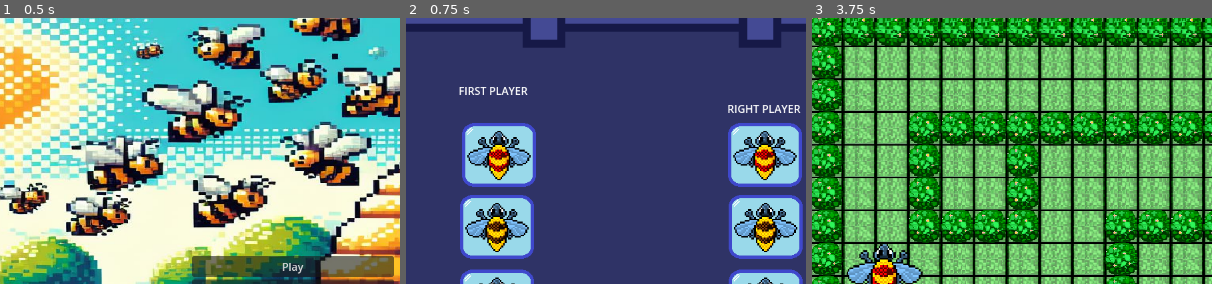
Above: before the commit, frames 1-3 (left to right).
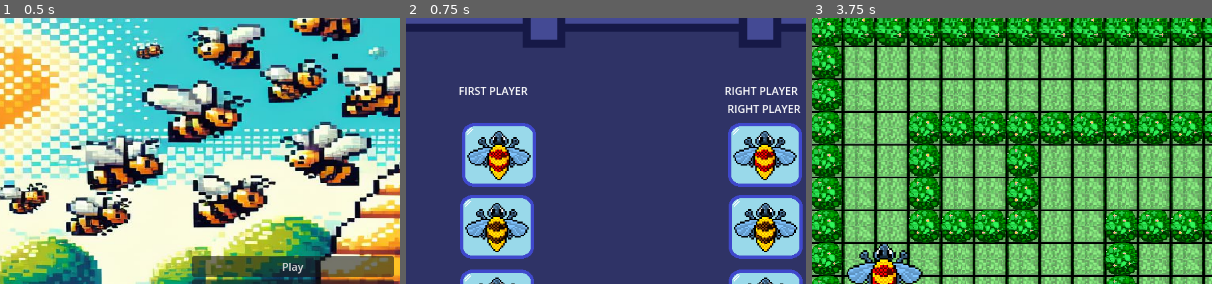
Above: after the commit, the same moments.

Repository: jmnu4245/hackupc
Game: Godot game, scene res://menu.tscn
Same seed, same stepped clock (60 frames per second), same inputs: the game is played once before the commit and once after it.
Inputs (mouse positions are % of the whole screen's width and height, from its top left):
- Up to frame 1 (0.5 s): no input
- Up to frame 2 (0.75 s): click "Choose_character" at 0.5 s
- Up to frame 3 (3.75 s): click "Guardar" at 1.25 s; click "Choose_character" at 2 s; click (13, 16) at 2.75 s; click "Play" at 3.5 s
The pictures show only the part of the screen within x 19-69%, y 3-53%; the shares and areas given below are measured in that part.

Frame 1 is identical in both runs. In frame 2, 0.3% of the frame differs, in the area x 79-98%, y 25-29%; in frame 3, nothing differs.

Commit message:
name and exe adjust

Diff:
--- a/MenuSeleccionPersonaje.tscn
+++ b/MenuSeleccionPersonaje.tscn
@@ -165,7 +165,7 @@
 text = "RIGHT PLAYER
 "
 
-[node name="Label2" type="Label" parent="."]
+[node name="Label3" type="Label" parent="."]
 layout_mode = 0
 offset_left = 741.0
 offset_top = 203.0
--- a/menu.gd
+++ b/menu.gd
@@ -5,4 +5,4 @@
 func _on_settings_pressed():
 	get_tree().change_scene_to_file("res://MenuSeleccionPersonaje.tscn")
 func _on_exit_pressed():
-	queue_free()
+	get_tree().quit()
Not shown, changed: export_presets.cfg
